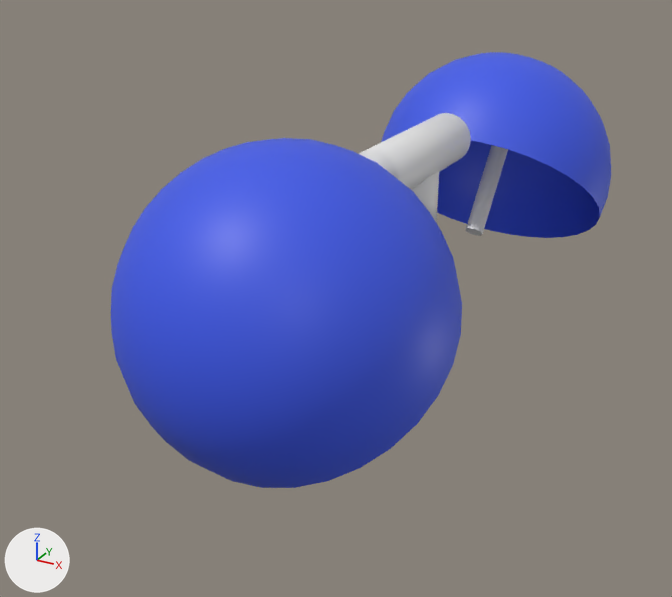
What one commit did to the Blender file Asset/Models/EventObject/Clock/Bell/bell.blend.
Rendered twice from a camera (50 mm lens) standing at (4.17, -9.38, 7.07) and looking at (-0.57, -0.76, 2.76). Every picture has the same lights, and +X, +Y and +Z are marked at lower left.

Script lines for the objects in view, before the commit:
```python
me_円柱_004 = bpy.data.meshes.new('円柱.004')
me_円柱_004.from_pydata(...)  # a 32-sided cylinder along z spanning x -1.0..1.0, y -1.0..1.0, z -1.0..1.0
me_円柱_004.materials.append(mat_material_001)  # white #e7e7e7
me_球 = bpy.data.meshes.new('球')
me_球.from_pydata(...)  # 289 vertices, 288 faces; spans x -1.0..1.0, y -1.0..1.0, z -0.2..1.0
me_球.polygons.foreach_set('use_smooth', [True] * 288)
me_球.materials.append(mat_マテリアル_005)  # blue #3c59e7
me_球_001 = bpy.data.meshes.new('球.001')
me_球_001.from_pydata(...)  # 289 vertices, 288 faces; spans x -1.0..1.0, y -1.0..1.0, z -0.2..1.0
me_球_001.polygons.foreach_set('use_smooth', [True] * 288)
me_球_001.materials.append(mat_マテリアル_005)  # blue #3c59e7
ob_円柱_003 = bpy.data.objects.new('円柱.003', me_円柱_004)
ob_円柱_003.location = (0.0, 2.66, 3.38)
ob_円柱_003.rotation_euler = (-0.698, 0.0, 0.0)  # degrees (-40, 0, 0)
ob_円柱_003.scale = (0.12, 0.12, 0.8)
ob_球 = bpy.data.objects.new('球', me_球)
ob_球.location = (0.0, -2.71, 3.49)
ob_球.rotation_euler = (0.698, 0.0, 0.0)  # degrees (40, 0, 0)
ob_球.scale = (1.6, 1.6, 1.6)
ob_球_001 = bpy.data.objects.new('球.001', me_球_001)
ob_球_001.location = (0.0, 2.71, 3.49)
ob_球_001.rotation_euler = (-0.698, 0.0, 0.0)  # degrees (-40, 0, 0)
ob_球_001.scale = (1.6, 1.6, 1.6)
# also in view: '円柱.006' at (0.0, 0.0, 4.33)
```
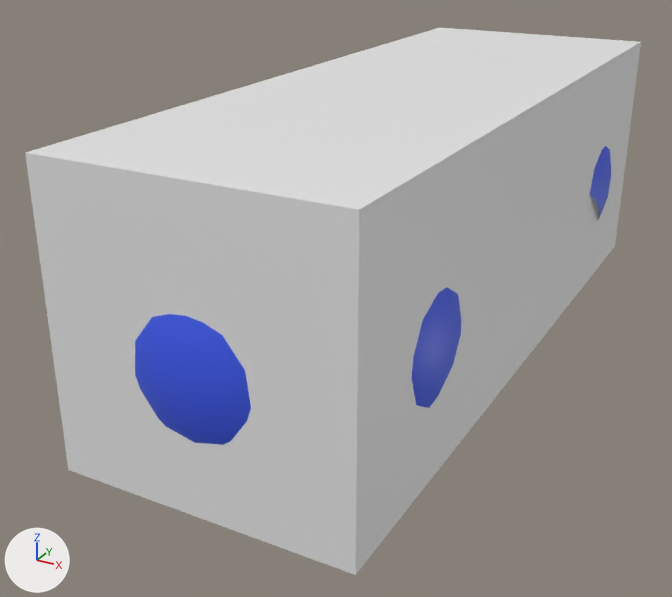
The newer file is also turned or shifted as a whole; pictures and numbers use the older file's frame.

Changed parts and their boxes [x1, y1, x2, y2] in the pictures (672 x 597 px):
'COL', added
    after: [25, 28, 641, 575]
'球', unchanged, covered by the edit
    before: [111, 138, 462, 488]
    after: [135, 287, 461, 445]
'球.001', unchanged, covered by the edit
    before: [381, 52, 611, 238]
    after: [590, 146, 611, 220]
'円柱.006', unchanged, covered by the edit
    before: [359, 113, 471, 190]

What changed in the scene script:
```text
Add me_立方体:
    me_立方体.from_pydata(...)  # a box spanning x -1.0..1.0, y -1.0..1.0, z -1.0..1.0
Add ob_col:
    ob_col = bpy.data.objects.new('COL', me_立方体)
    ob_col.location = (0.0, 0.0, 3.66)
    ob_col.scale = (1.5, 4.2, 1.5)
```
